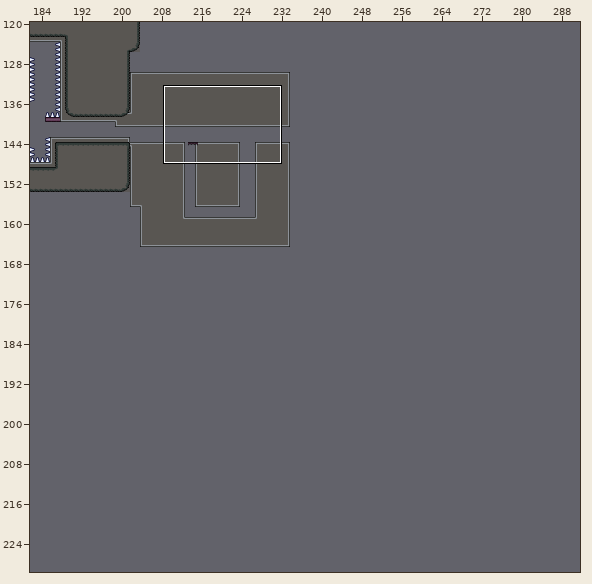
A Tiled map gets an edit: Assets/TiledLevels/Level 1.tmx. Above: a wide view before the commit, with the close-up outlined.
Close-up. As it was:
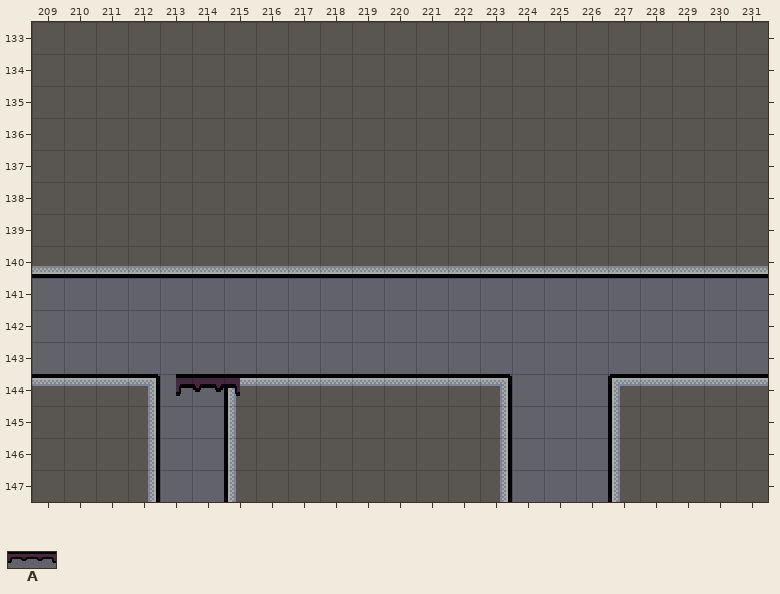
Cells are 16x16 px. Shown: x 209..231, y 133..147. The commit also changed other parts of the map, which this record leaves out.
Key: from "OneWayPlatforms": A 0.
Objects are placed by their top-left corner, in cells (3,4 is the top-left corner of cell 3,4); size is 1x1 cell unless given.
Layers that did not change in this view are not listed.
Objects on layer "Calque d'Objets 2" before:
A "PassablePlatform" at 213.5,144 size 2x1
Once edited:
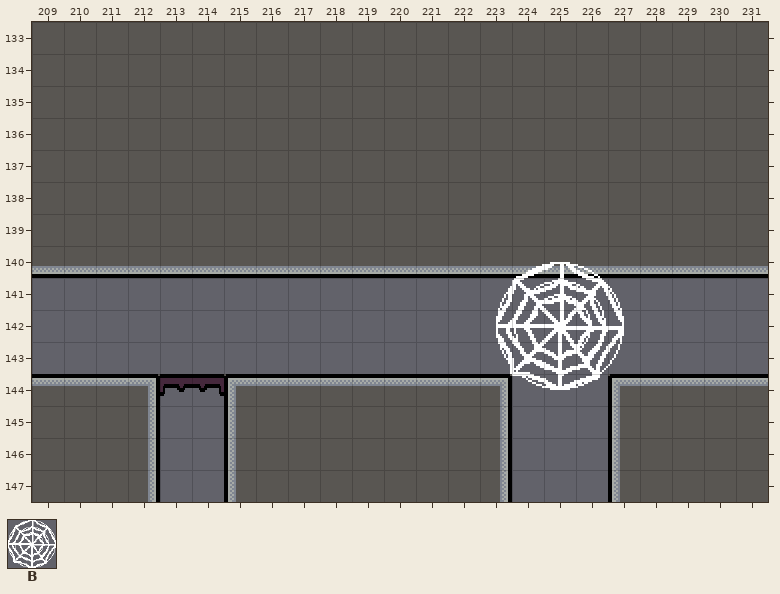
Further tiles: from "SimpleWeb": B 0.
What changed:
Layer "Calque d'Objets 2":
Object A "PassablePlatform" at 213.5,144 size 2x1 becomes A "PassablePlatform" at 213,144 size 2x1.
A new object: B "Cobweb" at 223.5,140.5 size 4x4.
Boxes around the changes in both close-ups, in picture pixels (x1, y1, x2, y2):
added: (496, 262, 624, 390)
changed: (160, 374, 240, 396)
